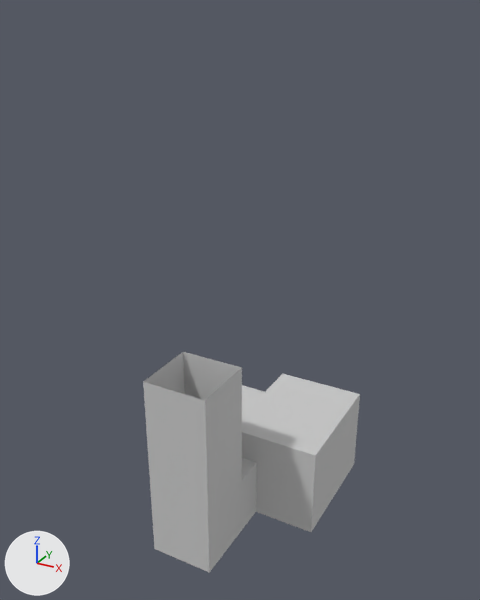
Two versions of the FBX model Assets/gra_3d/geometry-13-room4part1.FBX, one commit apart.
Camera for both pictures: a 50 mm camera at (37.08, -10.24, 10.37) aimed at (32.57, -2.04, 6.27). The axes (+X, +Y, +Z) are drawn at lower left. The lights are the same throughout. Where no turn or scale is listed for an object, it has been applied to the vertices.

In view in the first picture: 'room4-part1'.
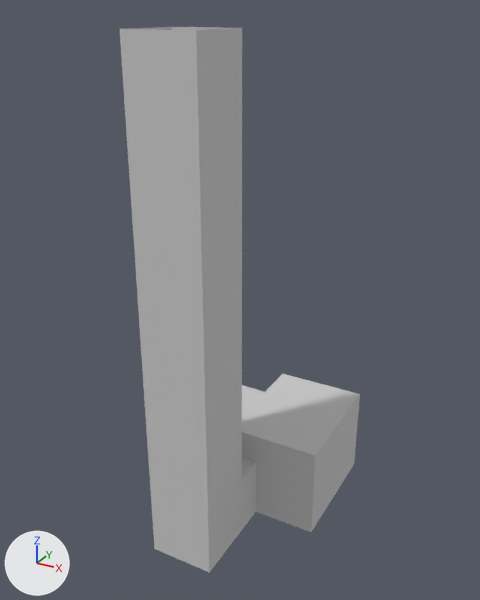
Boxes [x1, y1, x2, y2] around the edits, measured in the pictures (480 x 600 px):
'room4-part1', reshaped (11% wider, 146% taller)
    before: [143, 352, 360, 573]
    after: [120, 27, 360, 573]
part 1 of me_mesh, added
    after: [120, 27, 242, 400]

What changed in the scene script:
```text
Change me_mesh:
    used by ob_room4_part1; location = (33.02, -0.25, 2.54)
    remove me_mesh.from_pydata(...)  # 164 vertices, 156 faces; spans x -2.03..1.02, y -3.56..0.0, z 0.0..3.05
    add me_mesh.from_pydata(...)  # 236 vertices, 228 faces; spans x -2.03..1.02, y -3.56..0.0, z 0.0..7.62
    me_mesh part 1
    8 new vertices lie (0.0, 0.0, 0.51) away from vertices in x -1.02..0.0, y -3.56..-2.54, z 3.05
    8 new vertices lie (0.0, 0.0, 0.5) away from vertices in x -1.02..0.0, y -3.56..-2.54, z 3.56
    8 new vertices lie (0.0, 0.0, 0.51) away from vertices in x -1.02..0.0, y -3.56..-2.54, z 4.06
    8 new vertices lie (0.0, 0.0, 0.51) away from vertices in x -1.02..0.0, y -3.56..-2.54, z 4.57
    8 new vertices lie (0.0, 0.0, 0.51) away from vertices in x -1.02..0.0, y -3.56..-2.54, z 5.08
    8 new vertices lie (0.0, 0.0, 0.51) away from vertices in x -1.02..0.0, y -3.56..-2.54, z 5.59
    8 new vertices lie (0.0, 0.0, 0.5) away from vertices in x -1.02..0.0, y -3.56..-2.54, z 6.1
    8 new vertices lie (0.0, 0.0, 0.51) away from vertices in x -1.02..0.0, y -3.56..-2.54, z 6.6
    8 new vertices lie (0.0, 0.0, 0.51) away from vertices in x -1.02..0.0, y -3.56..-2.54, z 7.11
    72 new faces join them
```
